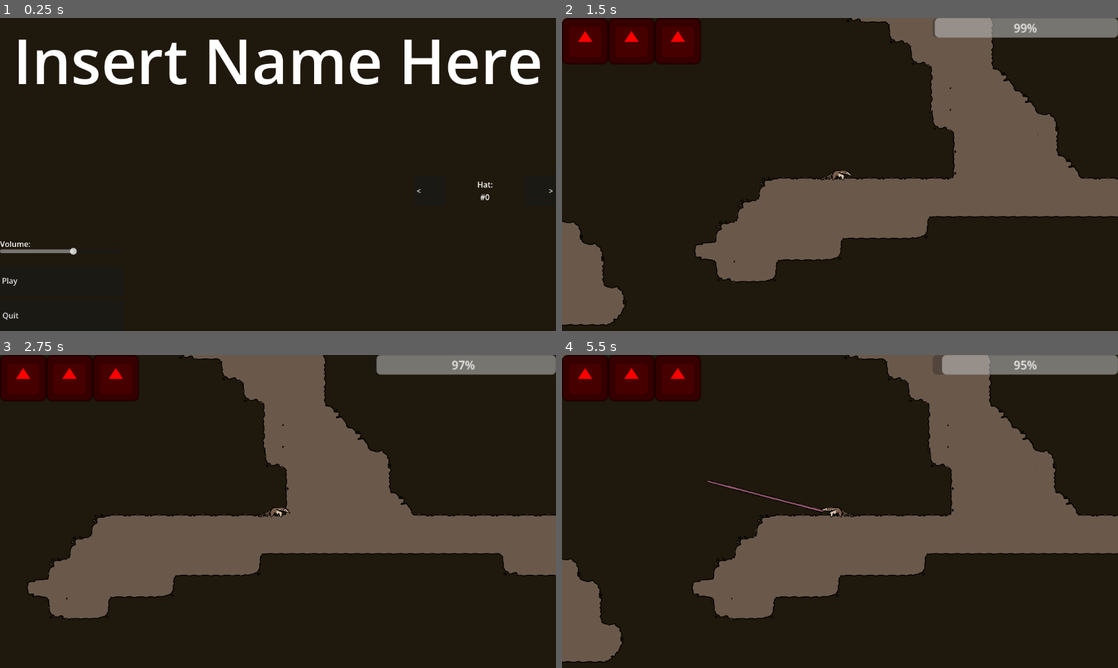
Above: before the commit, frames 1-4 (two rows, left to right).
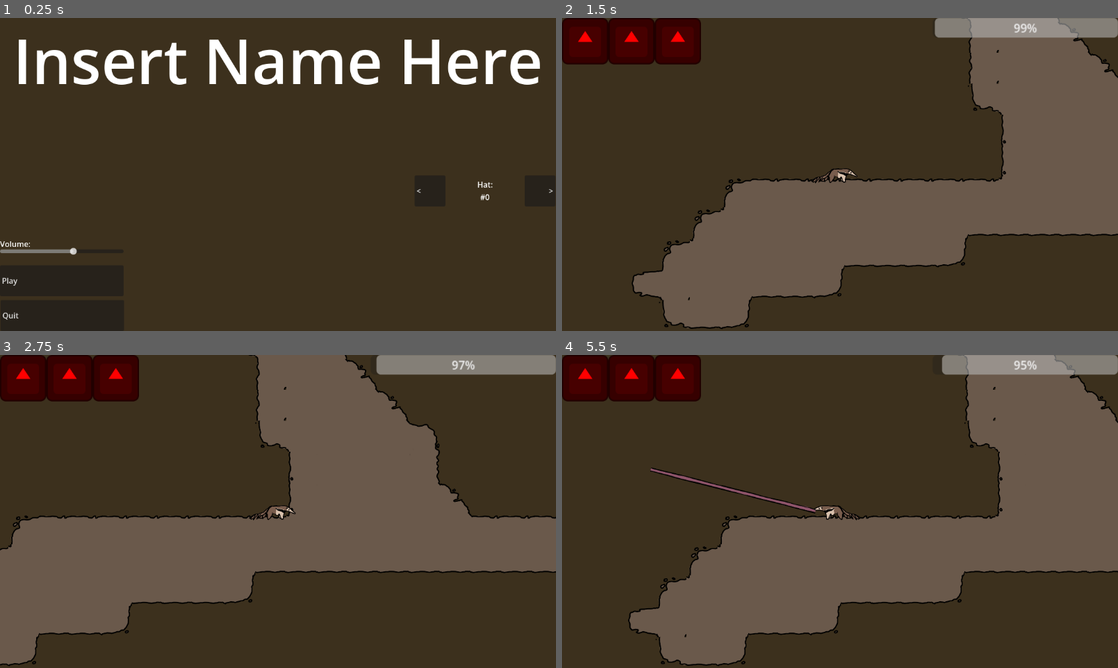
Above: after the commit, the same moments.

Repository: IncrediblyCreativeUsername/Team-Indecisive-Cutthroat-2026
Game: Godot game, scene res://UI/MainMenu.tscn
Same seed, same stepped clock (60 frames per second), same inputs: the game is played once before the commit and once after it. The engine's default icon, where the game draws it, is replaced by a stand-in: a white triangle on a blue panel in a dark square.
Inputs (mouse positions are in pixels of both pictures, inside the frame that each line leads up to):
- Up to frame 1 (0.25 s): no input
- Up to frame 2 (1.5 s): click "Play" at 0.5 s; tap Enter at 1.25 s; move the mouse to (962, 158) at 1.27 s; hold D (MOVE_RIGHT) from 1.28 s (still down); tap Q (DROP) at 1.35 s
- Up to frame 3 (2.75 s): keep holding D (MOVE_RIGHT); tap W (JUMP) at 1.52, 2.27 s; move the mouse to (166, 527) at 2.02 s; tap E (EAT) at 2.1 s
- Up to frame 4 (5.5 s): move the mouse to (895, 442) at 2.77 s; release D (MOVE_RIGHT) at 2.78 s; hold A (MOVE_LEFT) 2.78-3.53 s; click (895, 442) at 2.85 s; move the mouse to (812, 574) at 3.52 s; hold D (MOVE_RIGHT) 3.53-5.03 s; tap Q (DROP) at 3.6 s; tap W (JUMP) at 3.77, 4.52, 5.27 s; move the mouse to (1006, 558) at 4.27 s; tap E (EAT) at 4.35 s; move the mouse to (673, 464) at 5.02 s; hold A (MOVE_LEFT) from 5.03 s (still down); click (673, 464) at 5.1 s

The runs differ from the first frame. In frame 1, 89% of the frame differs, in the area x 0-100%, y 0-100%; in frame 2, 78%; in frame 3, 70%; in frame 4, 78%.

Commit message:
More Visual Changes
Camera Zoomed In, So Art Detail is Shown, Lighter Background So Ants Can Be Seen.

Diff:
--- a/Game/game2.tscn
+++ b/Game/game2.tscn
@@ -31,7 +31,7 @@
 floor_max_angle = 0.87266463
 
 [node name="Camera2D" type="Camera2D" parent="Player" unique_id=594023427]
-zoom = Vector2(0.35, 0.35)
+zoom = Vector2(0.5, 0.5)
 position_smoothing_speed = 3.0
 
 [node name="Nephew" parent="." unique_id=1379414758 instance=ExtResource("7_54uxu")]
--- a/project.godot
+++ b/project.godot
@@ -101,4 +101,4 @@
 [rendering]
 
 rendering_device/driver.windows="d3d12"
-environment/defaults/default_clear_color=Color(0.12, 0.0952, 0.045599997, 1)
+environment/defaults/default_clear_color=Color(0.23377392, 0.18914828, 0.11270202, 1)
